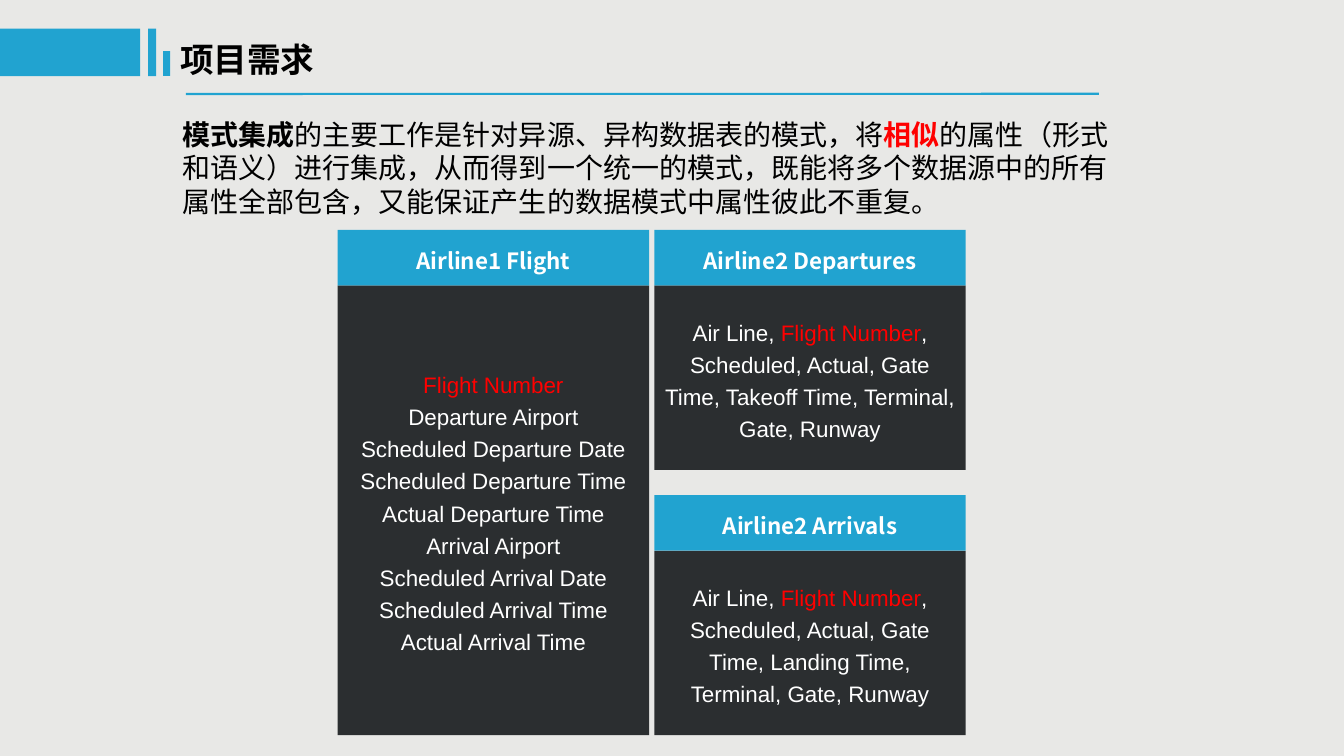
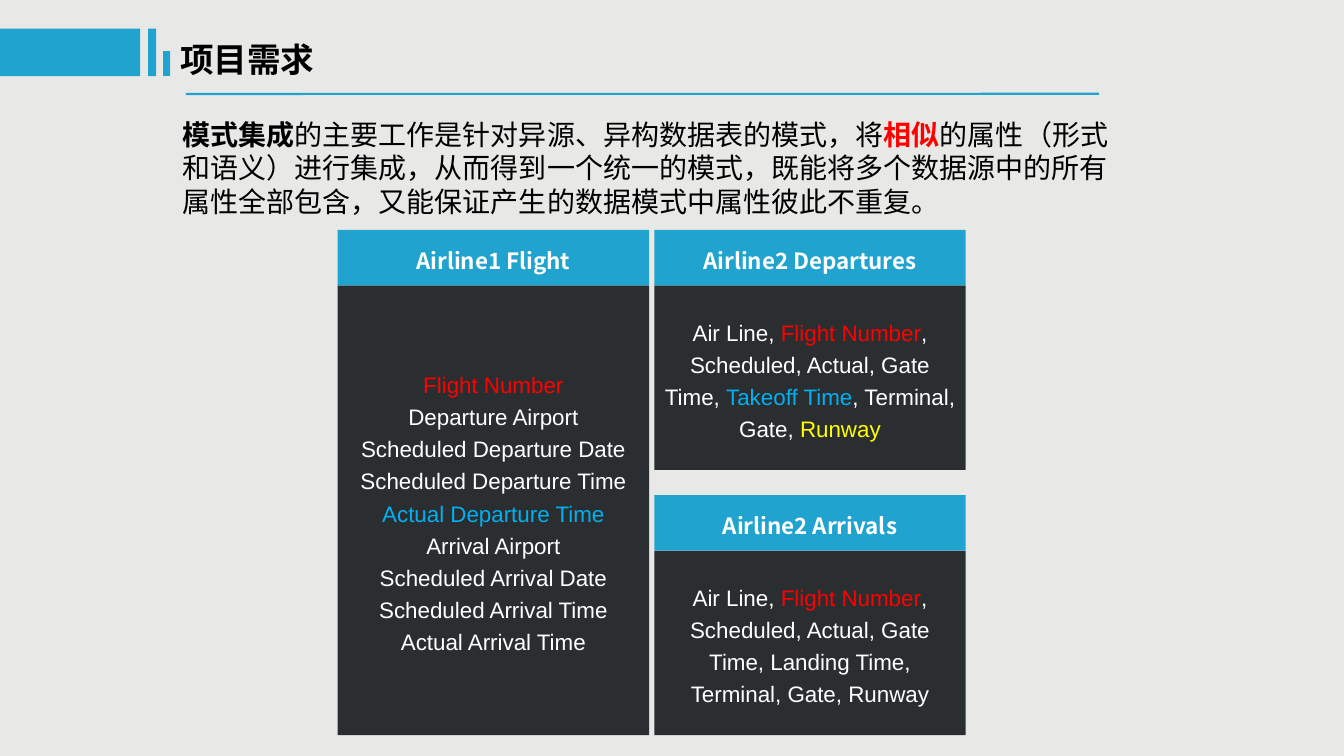
Before and after one commit to TianbaoLi/Graduation-Project, a slide deck: slide 6 of 2013级本科毕设开题检查要求+报告模板+样例/软件学院本科毕业设计（论文）开题答辩+1133730206+李天宝.pptx. Drawn at 1344x756 pixels with LibreOffice and Linux fonts; fonts in the diff are those of the drawing. Boxes give left, top, right and bottom in pixels: in the first picture for what was removed or moved away, otherwise in the second. Text is boxed around its words. In the diff, an @@ line names an element or a change of style, - is before the commit and + after.

```diff
--- a/2013级本科毕设开题检查要求+报告模板+样例/软件学院本科毕业设计（论文）开题答辩+1133730206+李天宝.pptx
+++ b/2013级本科毕设开题检查要求+报告模板+样例/软件学院本科毕业设计（论文）开题答辩+1133730206+李天宝.pptx
@@ rectangle "Air Line, Flight Number, Scheduled, ..." at <box>654,285,966,470</box>: text colour #FFFFFF to #00B0F0 in "Takeoff Time,"; text colour #FFFFFF to #FFFF00 in "Runway" @@
@@ text in rectangle at <box>382,505,605,527</box>: text colour #FFFFFF to #00B0F0 in "Actual Departure Time" @@
```
Also in this commit, not shown: 2 other slides changed.
